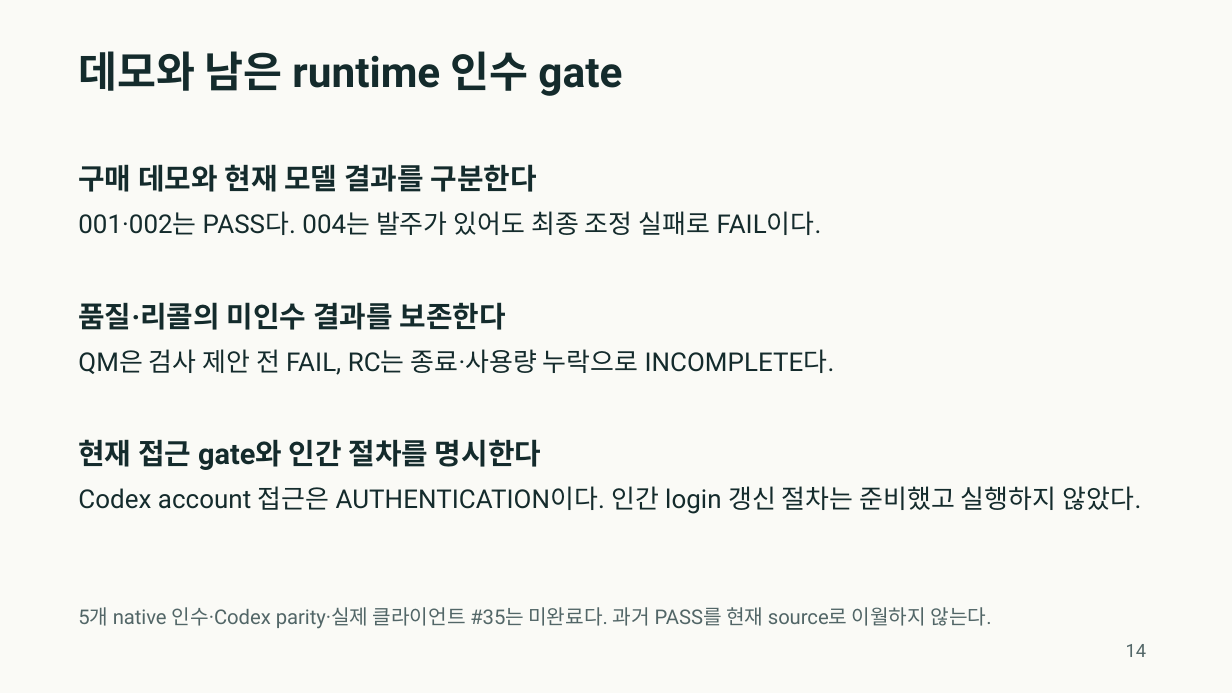
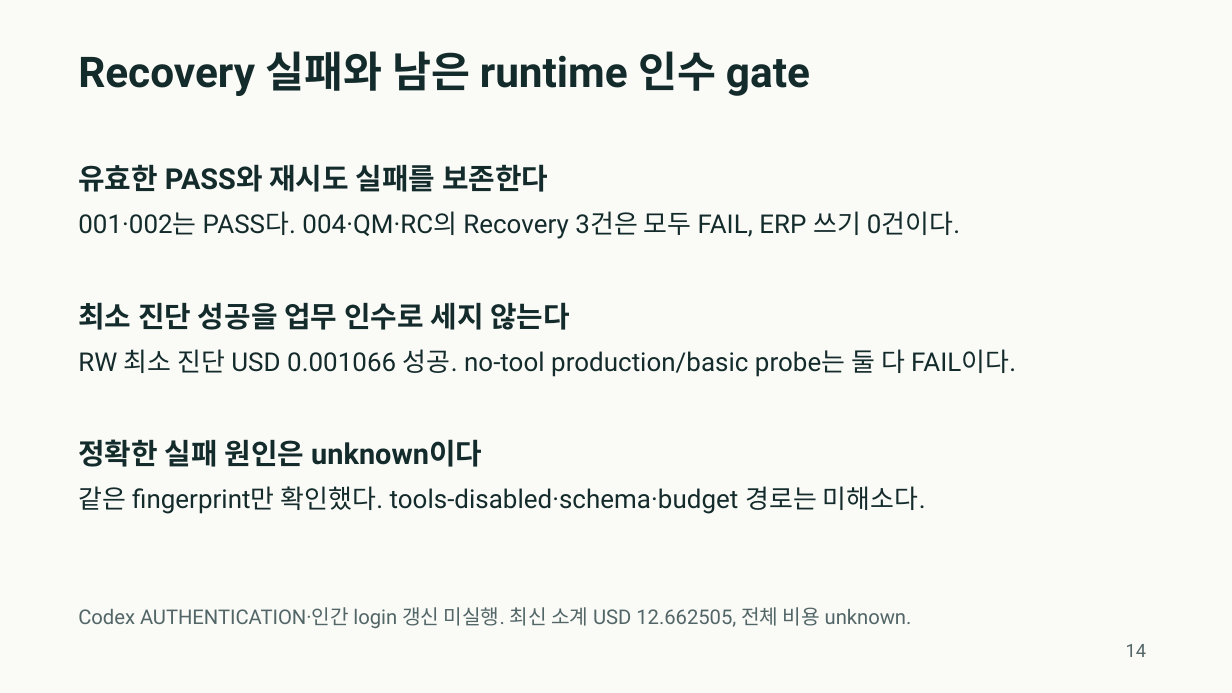
Before and after one commit to se0nghe0n/mulino-coreano-erp, a slide deck: slide 14 of docs/portfolio/mulino-coreano-portfolio-ko.pptx. Drawn at 1232x693 pixels with LibreOffice and Linux fonts; fonts in the diff are those of the drawing. Boxes give left, top, right and bottom in pixels: in the first picture for what was removed or moved away, otherwise in the second. Text is boxed around its words. In the diff, an @@ line names an element or a change of style, - is before the commit and + after.

Commit message:
docs(portfolio): 재시도 실패와 제한된 진단 근거 갱신

```diff
--- a/docs/portfolio/mulino-coreano-portfolio-ko.pptx
+++ b/docs/portfolio/mulino-coreano-portfolio-ko.pptx
@@ text at [78,51,810,96]: text changed @@
-데모와 남은 runtime 인수 gate
+Recovery 실패와 남은 runtime 인수 gate
@@ text at [78,164,548,192]: text changed @@
-구매 데모와 현재 모델 결과를 구분한다
+유효한 PASS와 재시도 실패를 보존한다
@@ text at [78,211,960,239]: text changed @@
-001·002는 PASS다. 004는 발주가 있어도 최종 조정 실패로 FAIL이다.
+001·002는 PASS다. 004·QM·RC의 Recovery 3건은 모두 FAIL, ERP 쓰기 0건이다.
@@ text at [78,302,570,330]: text changed @@
-품질·리콜의 미인수 결과를 보존한다
+최소 진단 성공을 업무 인수로 세지 않는다
@@ text at [78,349,1016,377]: text changed @@
-QM은 검사 제안 전 FAIL, RC는 종료·사용량 누락으로 INCOMPLETE다.
+RW 최소 진단 USD 0.001066 성공. no-tool production/basic probe는 둘 다 FAIL이다.
@@ text at [78,439,482,467]: text changed @@
-현재 접근 gate와 인간 절차를 명시한다
+정확한 실패 원인은 unknown이다
@@ text at [78,486,926,514]: text changed @@
-Codex account 접근은 AUTHENTICATION이다. 인간 login 갱신 절차는 준비했고 실행하지 않았다.
+같은 fingerprint만 확인했다. tools-disabled·schema·budget 경로는 미해소다.
@@ text at [78,607,912,628]: text changed @@
-5개 native 인수·Codex parity·실제 클라이언트 #35는 미완료다. 과거 PASS를 현재 source로 이월하지 않는다.
+Codex AUTHENTICATION·인간 login 갱신 미실행. 최신 소계 USD 12.662505, 전체 비용 unknown.
```
Also in this commit, not shown: 2 other slides changed, 4 other files.
